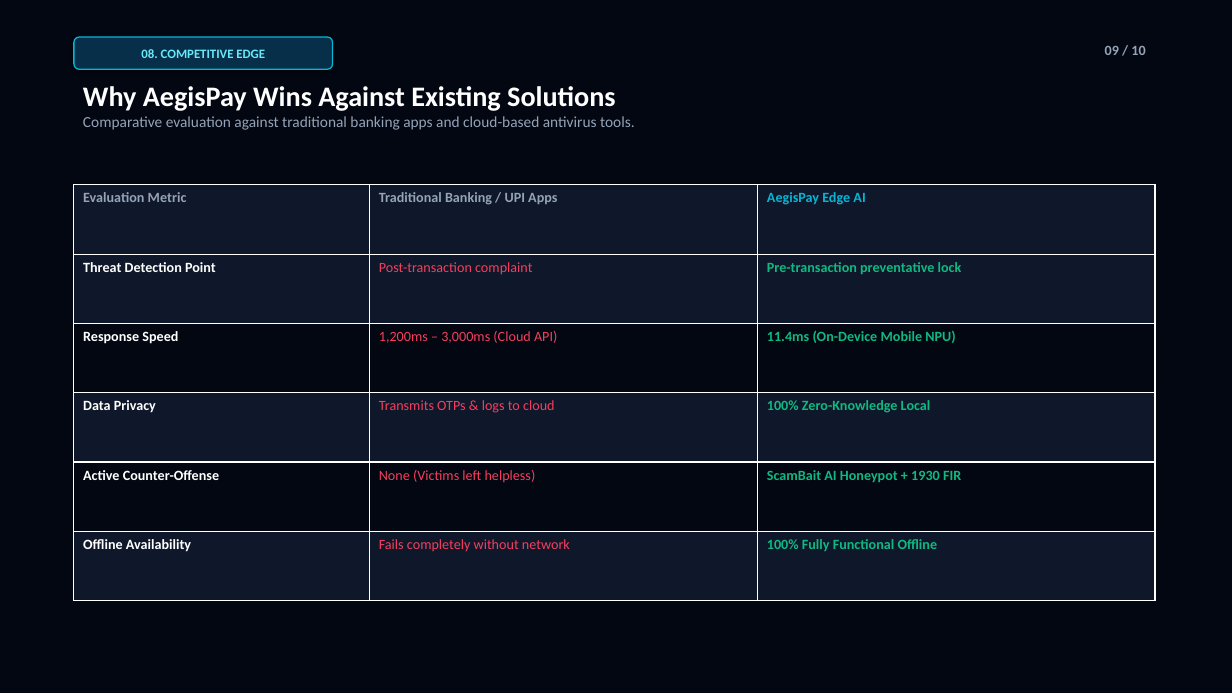
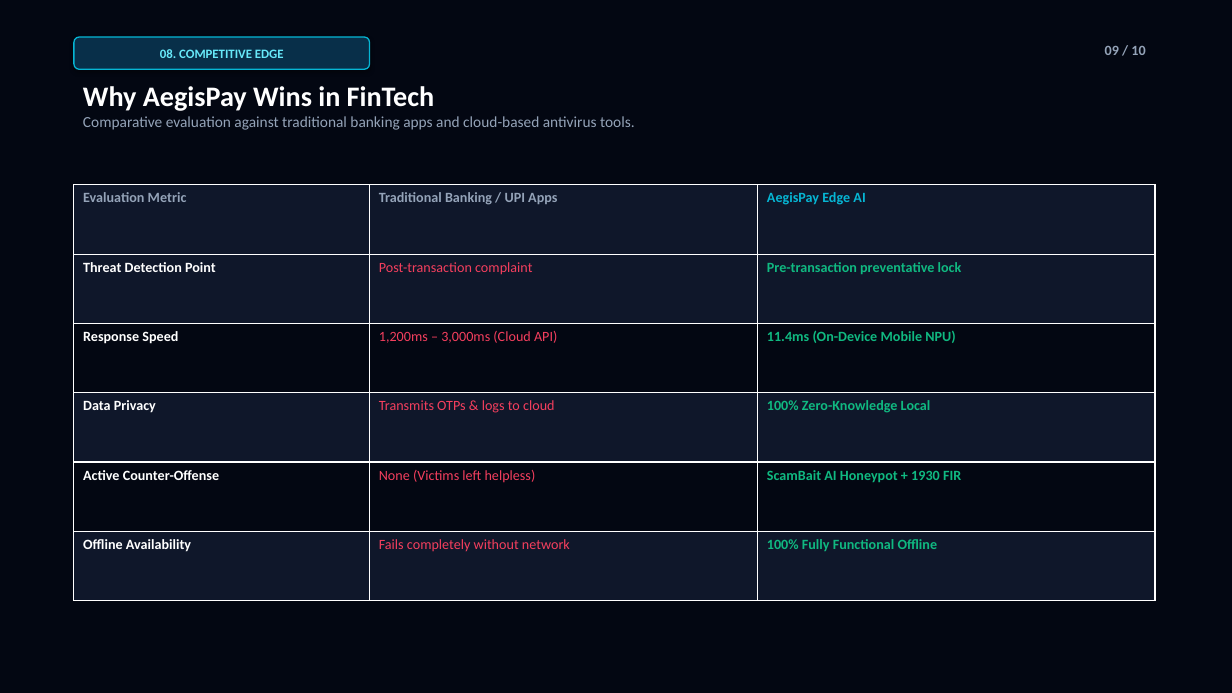
Before and after one commit to dineshkumarc-1/aegispay-iqoo-hackathon, a slide deck: slide 9 of AegisPay_Pitch_Deck.pptx. Drawn at 1232x693 pixels with LibreOffice and Linux fonts; fonts in the diff are those of the drawing. Boxes give left, top, right and bottom in pixels: in the first picture for what was removed or moved away, otherwise in the second. Text is boxed around its words. In the diff, an @@ line names an element or a change of style, - is before the commit and + after.

Commit message:
feat(fintech): align all pitch decks, pptx, and prototypes tightly around FinTech & Commerce UPI lifecycle protection

```diff
--- a/AegisPay_Pitch_Deck.pptx
+++ b/AegisPay_Pitch_Deck.pptx
@@ rounded rectangle "08. COMPETITIVE EDGE": place and size @@
-rounded rectangle "08. COMPETITIVE EDGE" at [74, 37, 333, 69]
+rounded rectangle "08. COMPETITIVE EDGE" at [74, 37, 370, 69]
@@ text at [83, 86, 435, 111]: text changed @@
-Why AegisPay Wins Against Existing Solutions
+Why AegisPay Wins in FinTech
```
Also in this commit, not shown: 9 other slides changed, 2 other files.
